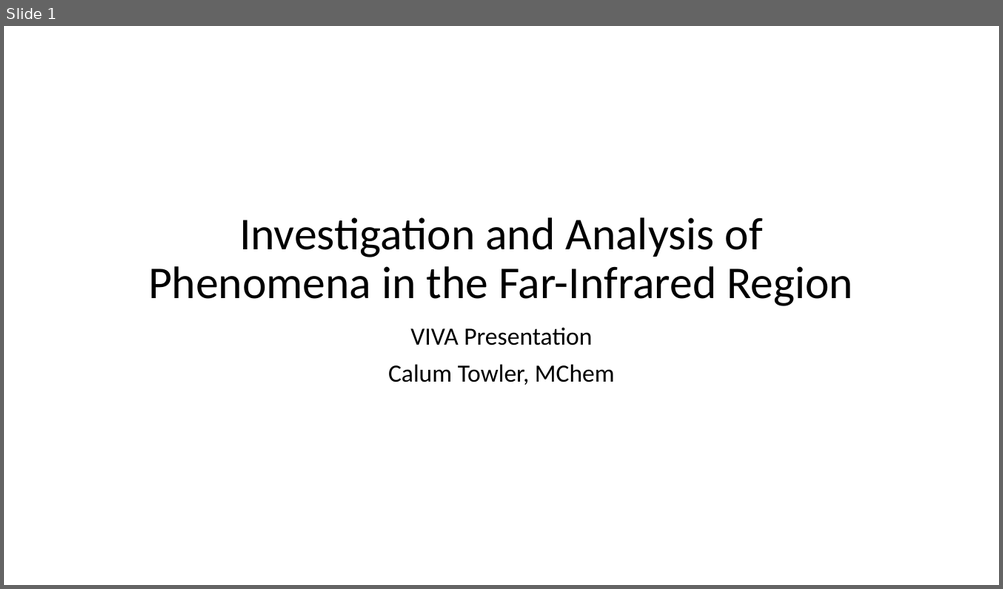
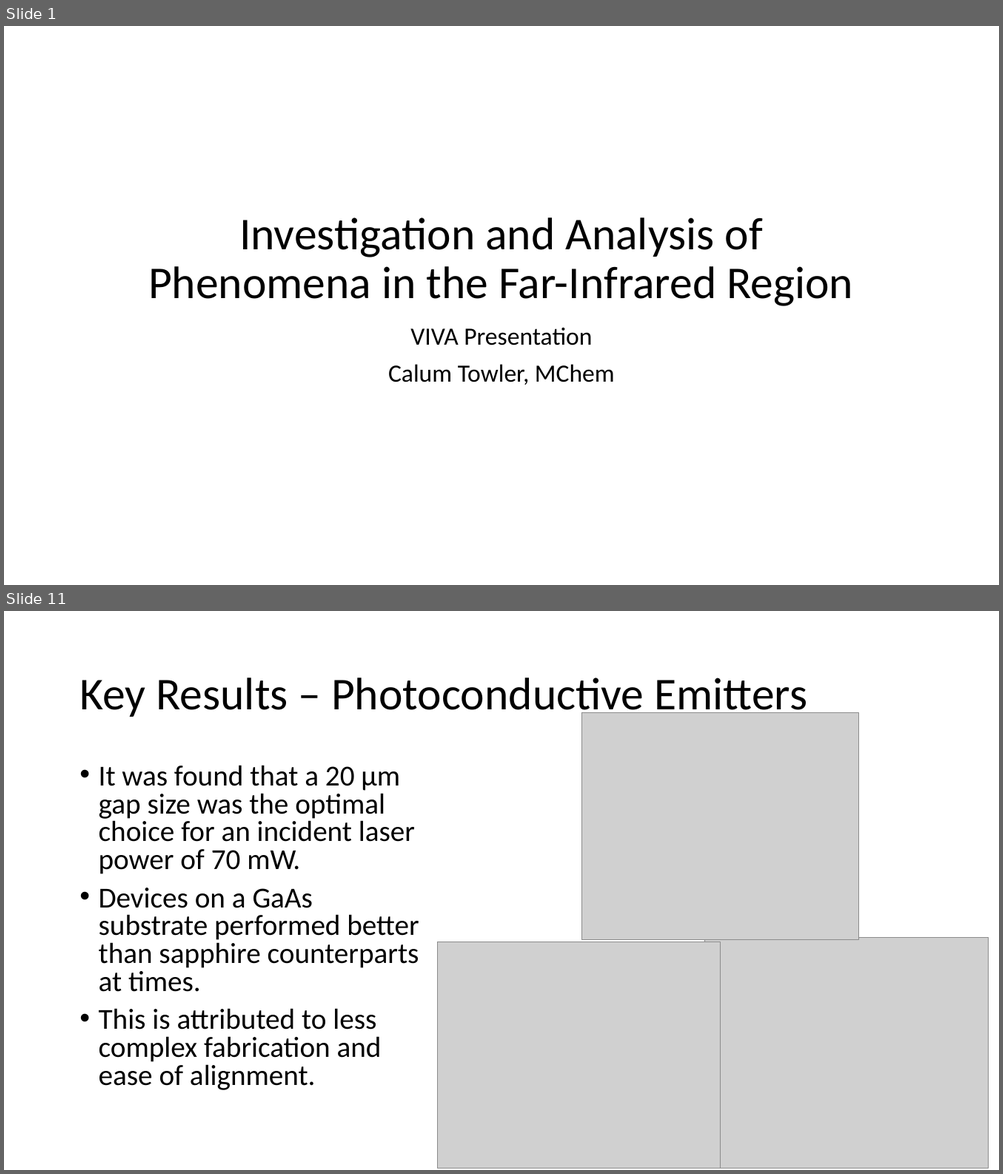
Before and after one commit to CalumTowler/Final-PhD-Files, a slide deck: VIVA_Presentation.pptx. Shown one above the other, each under a label of ours: slide 1 before the commit, slides 1 and 11 after it; the slides between them are not shown. The pictures are 1003x589 and 1003x1174 pixels, drawn with LibreOffice and Linux fonts; fonts in the diff are those of the drawing; grey boxes stand for pictures. Boxes give left, top, right and bottom in pixels: in the first picture for what was removed or moved away, otherwise in the second. Text is boxed around its words. In the diff, an @@ line names an element or a change of style, - is before the commit and + after.

```diff
--- a/VIVA_Presentation.pptx
+++ b/VIVA_Presentation.pptx
@@ slide 11 added at [4,611,999,1170], background #FFFFFF @@
@@ title added at [79,678,807,721], 44 pt, text #000000 @@
+Key Results – Photoconductive Emitters
@@ picture added at [581,712,859,940] @@
@@ text added at [99,765,419,1091], 28 pt, text #000000 @@
+• It was found that a 20 µm gap size was the optimal choice for an incident laser power of 70 mW.
+• Devices on a GaAs substrate performed better than sapphire counterparts at times.
+• This is attributed to less complex fabrication and ease of alignment.
@@ picture added at [437,943,720,1168] @@
@@ picture added at [706,938,989,1169] @@
```
Also in this commit, not shown: 1 slide changed, 11 other slides added, 4 slides removed.
